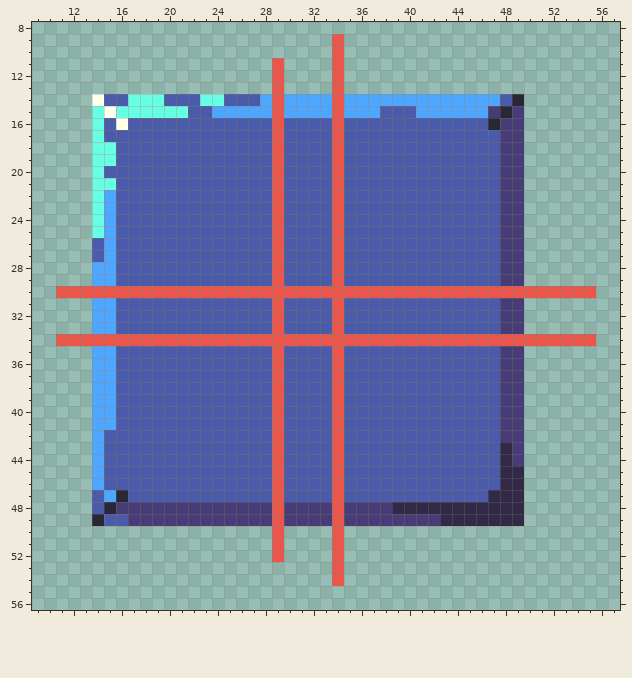
Pixel-art file, stored at assets/ui/bg.aseprite. Above, as it was before the edit.
64x64 pixels, 1 frame. Shown: x 9..57, y 8..56.
Once edited:
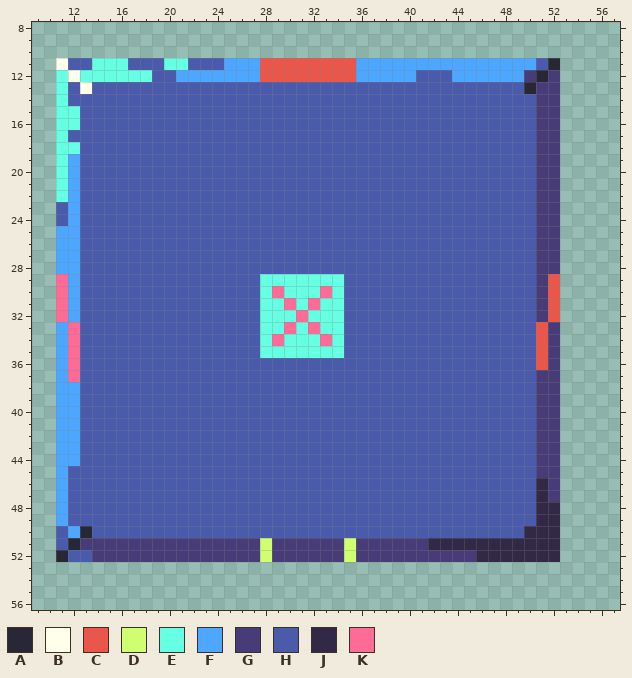
Palette (. is transparent): A #272736  B #ffffeb  C #eb564b  D #cfff70  E #66ffe3  F #4da6ff  G #473b78  H #4b5bab  J #322947  K #ff6b97
Edits made:
layer "bg-slices" now hidden
@@ x 9..57 @@
  8 .................................................
- 9 .........................C.......................
-10 .........................C.......................
-11 ....................C....C.......................
-12 ....................C....C.......................
-13 ....................C....C.......................
-14 .....BHHEEEHHHEEHHHFCFFFFCFFFFFFFFFFFFFHA........
-15 .....EBEEEEEEHHFFFFFCFFFFCFFFHHHFFFFFFGAG........
-16 .....EHBHHHHHHHHHHHHCHHHHCHHHHHHHHHHHHAGG........
-17 .....EHHHHHHHHHHHHHHCHHHHCHHHHHHHHHHHHHGG........
-18 .....EEHHHHHHHHHHHHHCHHHHCHHHHHHHHHHHHHGG........
-19 .....EEHHHHHHHHHHHHHCHHHHCHHHHHHHHHHHHHGG........
-20 .....EHHHHHHHHHHHHHHCHHHHCHHHHHHHHHHHHHGG........
-21 .....EEHHHHHHHHHHHHHCHHHHCHHHHHHHHHHHHHGG........
-22 .....EFHHHHHHHHHHHHHCHHHHCHHHHHHHHHHHHHGG........
-23 .....EFHHHHHHHHHHHHHCHHHHCHHHHHHHHHHHHHGG........
-24 .....EFHHHHHHHHHHHHHCHHHHCHHHHHHHHHHHHHGG........
-25 .....EFHHHHHHHHHHHHHCHHHHCHHHHHHHHHHHHHGG........
-26 .....HFHHHHHHHHHHHHHCHHHHCHHHHHHHHHHHHHGG........
-27 .....HFHHHHHHHHHHHHHCHHHHCHHHHHHHHHHHHHGG........
-28 .....FFHHHHHHHHHHHHHCHHHHCHHHHHHHHHHHHHGG........
-29 .....FFHHHHHHHHHHHHHCHHHHCHHHHHHHHHHHHHGG........
-30 ..CCCCCCCCCCCCCCCCCCCCCCCCCCCCCCCCCCCCCCCCCCCCC..
-31 .....FFHHHHHHHHHHHHHCHHHHCHHHHHHHHHHHHHGG........
-32 .....FFHHHHHHHHHHHHHCHHHHCHHHHHHHHHHHHHGG........
-33 .....FFHHHHHHHHHHHHHCHHHHCHHHHHHHHHHHHHGG........
-34 ..CCCCCCCCCCCCCCCCCCCCCCCCCCCCCCCCCCCCCCCCCCCCC..
-35 .....FFHHHHHHHHHHHHHCHHHHCHHHHHHHHHHHHHGG........
-36 .....FFHHHHHHHHHHHHHCHHHHCHHHHHHHHHHHHHGG........
-37 .....FFHHHHHHHHHHHHHCHHHHCHHHHHHHHHHHHHGG........
-38 .....FFHHHHHHHHHHHHHCHHHHCHHHHHHHHHHHHHGG........
-39 .....FFHHHHHHHHHHHHHCHHHHCHHHHHHHHHHHHHGG........
-40 .....FFHHHHHHHHHHHHHCHHHHCHHHHHHHHHHHHHGG........
-41 .....FFHHHHHHHHHHHHHCHHHHCHHHHHHHHHHHHHGG........
-42 .....FHHHHHHHHHHHHHHCHHHHCHHHHHHHHHHHHHGG........
-43 .....FHHHHHHHHHHHHHHCHHHHCHHHHHHHHHHHHHJG........
-44 .....FHHHHHHHHHHHHHHCHHHHCHHHHHHHHHHHHHJG........
-45 .....FHHHHHHHHHHHHHHCHHHHCHHHHHHHHHHHHHJJ........
-46 .....FHHHHHHHHHHHHHHCHHHHCHHHHHHHHHHHHHJJ........
-47 .....HFAHHHHHHHHHHHHCHHHHCHHHHHHHHHHHHJJJ........
-48 .....HAGGGGGGGGGGGGGCGGGGCGGGGJJJJJJJJJJJ........
-49 .....AHHGGGGGGGGGGGGCGGGGCGGGGGGGGJJJJJJJ........
-50 ....................C....C.......................
-51 ....................C....C.......................
-52 ....................C....C.......................
-53 .........................C.......................
-54 .........................C.......................
+ 9 .................................................
+10 .................................................
+11 ..BHHEEEHHHEEHHHFFFCCCCCCCCFFFFFFFFFFFFFFFHA.....
+12 ..EBEEEEEEHHFFFFFFFCCCCCCCCFFFFFHHHFFFFFFGAG.....
+13 ..EHBHHHHHHHHHHHHHHHHHHHHHHHHHHHHHHHHHHHHAGG.....
+14 ..EHHHHHHHHHHHHHHHHHHHHHHHHHHHHHHHHHHHHHHHGG.....
+15 ..EEHHHHHHHHHHHHHHHHHHHHHHHHHHHHHHHHHHHHHHGG.....
+16 ..EEHHHHHHHHHHHHHHHHHHHHHHHHHHHHHHHHHHHHHHGG.....
+17 ..EHHHHHHHHHHHHHHHHHHHHHHHHHHHHHHHHHHHHHHHGG.....
+18 ..EEHHHHHHHHHHHHHHHHHHHHHHHHHHHHHHHHHHHHHHGG.....
+19 ..EFHHHHHHHHHHHHHHHHHHHHHHHHHHHHHHHHHHHHHHGG.....
+20 ..EFHHHHHHHHHHHHHHHHHHHHHHHHHHHHHHHHHHHHHHGG.....
+21 ..EFHHHHHHHHHHHHHHHHHHHHHHHHHHHHHHHHHHHHHHGG.....
+22 ..EFHHHHHHHHHHHHHHHHHHHHHHHHHHHHHHHHHHHHHHGG.....
+23 ..HFHHHHHHHHHHHHHHHHHHHHHHHHHHHHHHHHHHHHHHGG.....
+24 ..HFHHHHHHHHHHHHHHHHHHHHHHHHHHHHHHHHHHHHHHGG.....
+25 ..FFHHHHHHHHHHHHHHHHHHHHHHHHHHHHHHHHHHHHHHGG.....
+26 ..FFHHHHHHHHHHHHHHHHHHHHHHHHHHHHHHHHHHHHHHGG.....
+27 ..FFHHHHHHHHHHHHHHHHHHHHHHHHHHHHHHHHHHHHHHGG.....
+28 ..FFHHHHHHHHHHHHHHHHHHHHHHHHHHHHHHHHHHHHHHGG.....
+29 ..KFHHHHHHHHHHHHHHHEEEEEEEHHHHHHHHHHHHHHHHGC.....
+30 ..KFHHHHHHHHHHHHHHHEKEEEKEHHHHHHHHHHHHHHHHGC.....
+31 ..KFHHHHHHHHHHHHHHHEEKEKEEHHHHHHHHHHHHHHHHGC.....
+32 ..KFHHHHHHHHHHHHHHHEEEKEEEHHHHHHHHHHHHHHHHGC.....
+33 ..FKHHHHHHHHHHHHHHHEEKEKEEHHHHHHHHHHHHHHHHCG.....
+34 ..FKHHHHHHHHHHHHHHHEKEEEKEHHHHHHHHHHHHHHHHCG.....
+35 ..FKHHHHHHHHHHHHHHHEEEEEEEHHHHHHHHHHHHHHHHCG.....
+36 ..FKHHHHHHHHHHHHHHHHHHHHHHHHHHHHHHHHHHHHHHCG.....
+37 ..FKHHHHHHHHHHHHHHHHHHHHHHHHHHHHHHHHHHHHHHGG.....
+38 ..FFHHHHHHHHHHHHHHHHHHHHHHHHHHHHHHHHHHHHHHGG.....
+39 ..FFHHHHHHHHHHHHHHHHHHHHHHHHHHHHHHHHHHHHHHGG.....
+40 ..FFHHHHHHHHHHHHHHHHHHHHHHHHHHHHHHHHHHHHHHGG.....
+41 ..FFHHHHHHHHHHHHHHHHHHHHHHHHHHHHHHHHHHHHHHGG.....
+42 ..FFHHHHHHHHHHHHHHHHHHHHHHHHHHHHHHHHHHHHHHGG.....
+43 ..FFHHHHHHHHHHHHHHHHHHHHHHHHHHHHHHHHHHHHHHGG.....
+44 ..FFHHHHHHHHHHHHHHHHHHHHHHHHHHHHHHHHHHHHHHGG.....
+45 ..FHHHHHHHHHHHHHHHHHHHHHHHHHHHHHHHHHHHHHHHGG.....
+46 ..FHHHHHHHHHHHHHHHHHHHHHHHHHHHHHHHHHHHHHHHJG.....
+47 ..FHHHHHHHHHHHHHHHHHHHHHHHHHHHHHHHHHHHHHHHJG.....
+48 ..FHHHHHHHHHHHHHHHHHHHHHHHHHHHHHHHHHHHHHHHJJ.....
+49 ..FHHHHHHHHHHHHHHHHHHHHHHHHHHHHHHHHHHHHHHHJJ.....
+50 ..HFAHHHHHHHHHHHHHHHHHHHHHHHHHHHHHHHHHHHHJJJ.....
+51 ..HAGGGGGGGGGGGGGGGDGGGGGGDGGGGGGJJJJJJJJJJJ.....
+52 ..AHHGGGGGGGGGGGGGGDGGGGGGDGGGGGGGGGGJJJJJJJ.....
+53 .................................................
+54 .................................................
 55 .................................................
